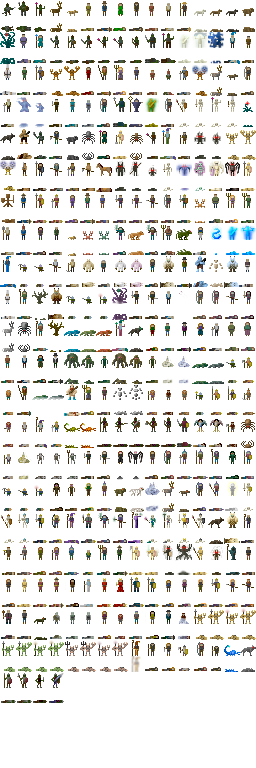
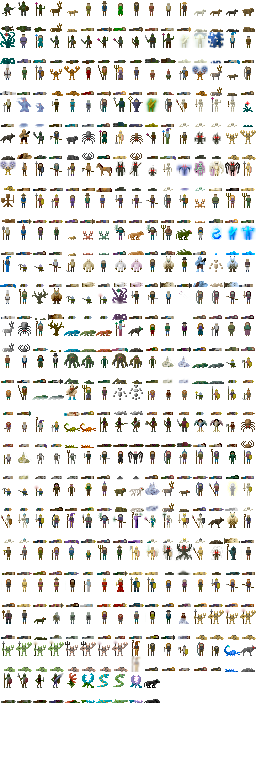
Layered file, before and after one edit (256x768). Changes by layer:
painted on "Background" over [65, 673, 160, 703]
